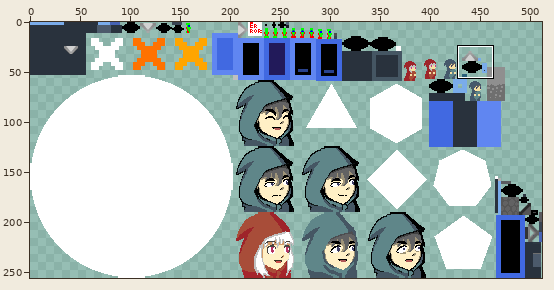
Sprite sheet: core/assets/sprites/sprites.png. Above: a wide view before the commit, with the close-up outlined.
Close-up. Earlier state:
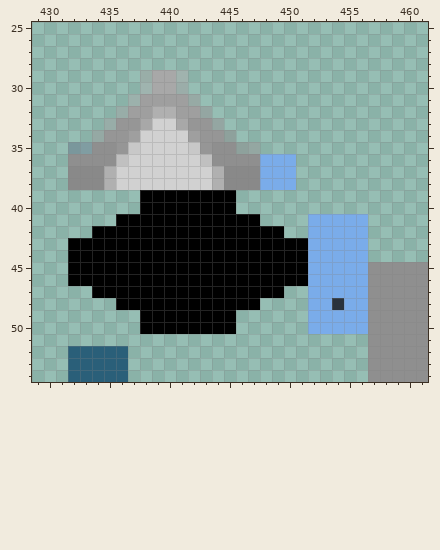
The file is 512x256 pixels. Pixels under 10% opacity are left out. Colours within 5 levels of each other are drawn and written as one. Shown: x 429..461, y 25..54. The commit also changed other parts of the picture, which this record leaves out.
Once edited:
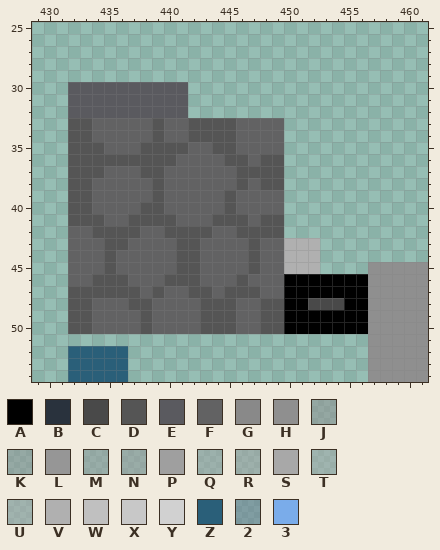
Palette (. is transparent): A #000000  B #29323d  C #494949  D #555555  E #5a5a5f  F #626263  G #898989  H #8f8f8f  J #92929288  K #9393937f  L #969696  M #9b9b9b7f  N #9c9c9c88  P #9f9f9f  Q #a3a3a37f  R #a3a3a388  S #a8a8a8  T #a9a9a97f  U #a9a9a988  V #b0b0b0  W #c0c0c0  X #c8c8c8  Y #d1d1d1  Z #2a5f79  2 #6a7c9180  3 #7aacea
The edit:
{"y":29,"x":438,"old":"TSSU","new":"...."}
{"y":30,"x":432,"old":"......TSSU","new":"EEEEEEEEEE"}
{"y":31,"x":432,"old":".....QPPPPR","new":"EEEEEEEEEE."}
{"y":32,"x":432,"old":"....MPPVVPPN","new":"EEEEEEEEEE.."}
{"y":33,"x":432,"old":"...MLLSYYSLLN.....","new":"DDFFFFFDFFDDDDFFFF"}
{"y":34,"x":432,"old":"..KLLPYYYYPLLJ....","new":"DDFFFFFDFFDDDDFFFF"}
{"y":35,"x":432,"old":"22HHLXYYYYXLHHJJ..","new":"DDDFFFDDDDFFDDFFFF"}
{"y":36,"x":432,"old":"HHHHWYYYYYYWHHHH333","new":"DDDDDDDDDFFFFDDFDD."}
{"y":37,"x":432,"old":"GGGVYYYYYYYYVGGG333","new":"DDDFFFDDFFFFFFDDDD."}
{"y":38,"x":432,"old":"GGGVYYYYYYYYVGGG333","new":"DDFFFFFDFFFFFFDFDD."}
{"y":39,"x":432,"old":"......AAAAAAAA....","new":"DDFFFFFDFFFFFDFFFF"}
{"y":40,"x":432,"old":"......AAAAAAAA....","new":"DDFFFFDDFFFFFDFFFF"}
{"y":41,"x":432,"old":"....AAAAAAAAAAAA..","new":"DDDFFDDDDFFFDDDFDD"}
{"y":41,"x":452,"old":"33333","new":"....."}
{"y":42,"x":432,"old":"..AAAAAAAAAAAAAAAA","new":"FFDDDDFFDDDDFFDDDD"}
{"y":42,"x":452,"old":"33333","new":"....."}
{"y":43,"x":432,"old":"AAAAAAAAAAAAAAAAAAAA33333","new":"FFFDDFFFFDDFFFFDFFVVV...."}
{"y":44,"x":432,"old":"AAAAAAAAAAAAAAAAAAAA33333","new":"FFFDFFFFFDDFFFFDFFVVV...."}
{"y":45,"x":432,"old":"AAAAAAAAAAAAAAAAAAAA33333","new":"FFFDFFFFFDDFFFFDFFVVV...."}
{"y":46,"x":432,"old":"AAAAAAAAAAAAAAAAAA","new":"FFDDDFFFDDDFFFDFFF"}
{"y":46,"x":452,"old":"33333","new":"AAAAA"}
{"y":47,"x":432,"old":"..AAAAAAAAAAAAAAAA..33333","new":"DDDDDDFDFFDDFDDDFFAAAAAAA"}
{"y":48,"x":432,"old":"....AAAAAAAAAAAA....33B33","new":"DDFFFDDFFFFDDDFFDDAACCCAA"}
{"y":49,"x":432,"old":"......AAAAAAAA......33333","new":"DDFFFFDFFFFDDDFFDDAAAAAAA"}
{"y":50,"x":432,"old":"......AAAAAAAA......33333","new":"DDFFFFDFFFFDDDFFDDAAAAAAA"}
{"label":"changed","picture_box":[68,70,368,334]}
